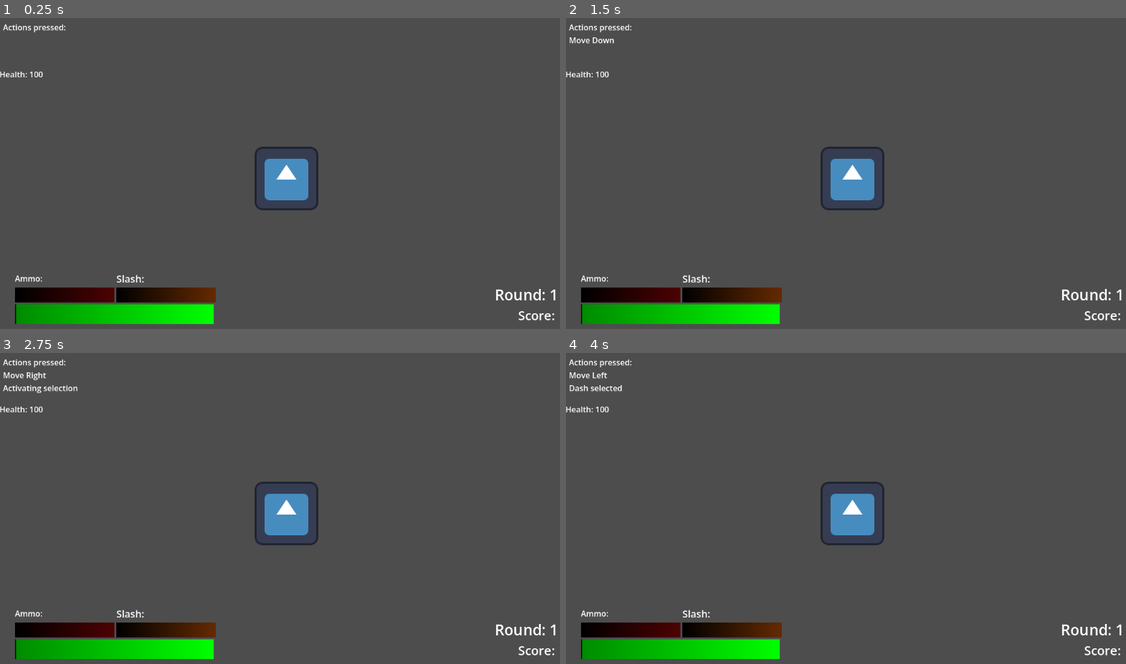
Above: before the commit, frames 1-4 (two rows, left to right).
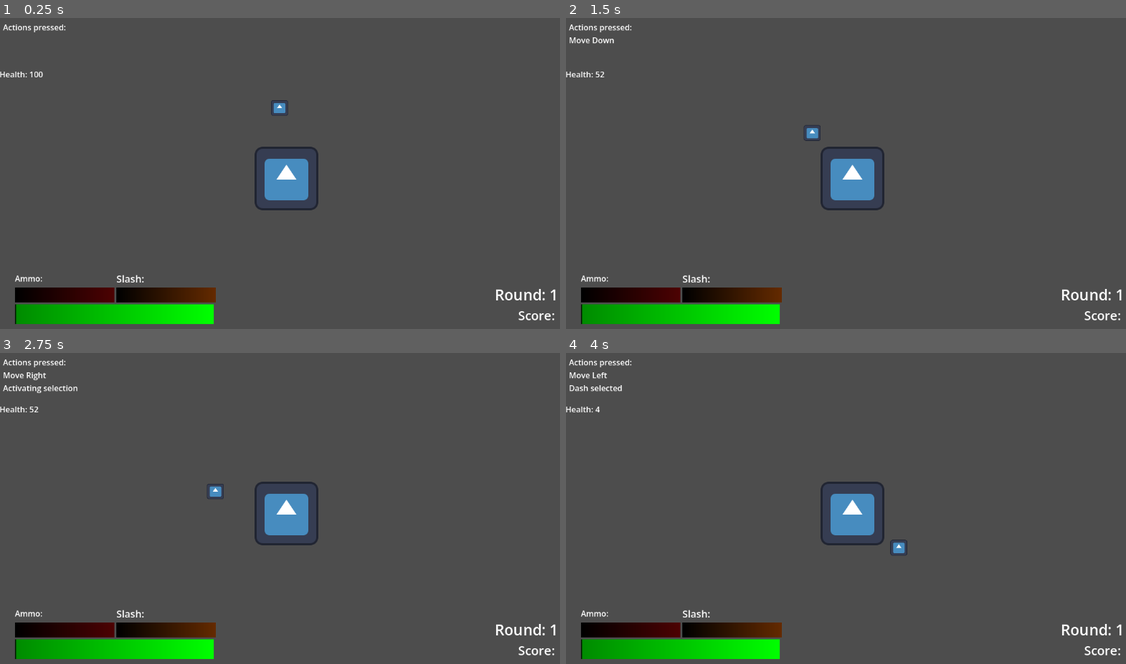
Above: after the commit, the same moments.

Repository: Rhyslan/GuitarBoard_Game
Game: Godot game, scene res://scenes/test/test.tscn
Same seed, same stepped clock (60 frames per second), same inputs: the game is played once before the commit and once after it. The engine's default icon, where the game draws it, is replaced by a stand-in: a white triangle on a blue panel in a dark square.
Inputs:
- Up to frame 1 (0.25 s): no input
- Up to frame 2 (1.5 s): hold D (Right) 0.53-1.28 s; hold Left (Attack) 0.53-1.28 s; tap Space (Jump) at 0.77 s; tap 2 (Beam) at 0.8, 1.35 s; hold S (Down) from 1.28 s (still down)
- Up to frame 3 (2.75 s): tap Space (Jump) at 1.52 s; tap Left (Attack) at 1.55 s; release S (Down) at 2.03 s; hold D (Right) from 2.03 s (still down); hold Left (Attack) from 2.03 s (still down); tap 2 (Beam) at 2.3 s
- Up to frame 4 (4 s): release D (Right) at 2.78 s; release Left (Attack) at 2.78 s; hold W (Up) 2.78-3.53 s; tap 2 (Beam) at 2.85, 3.8 s; tap Space (Jump) at 3.02, 3.77 s; tap Left (Attack) at 3.05 s; hold A (Left) from 3.53 s (still down); hold 4 (Dash) from 3.53 s (still down)

The runs differ from the first frame. In frame 1, less than 0.1% of the frame differs, in the area x 48-52%, y 26-32%; in frame 2, 0.1%; in frame 3, 0.1%; in frame 4, 0.1%, in the area x 5-61%, y 17-66%.

Commit message:
Fix beam attack

Diff:
--- a/guitar-board/entities/enemies/enemies.gd
+++ b/guitar-board/entities/enemies/enemies.gd
@@ -3,7 +3,7 @@
 # Change variables (hp, etc) for individual enemies
 
 # health = hits to die
-var health = 2
+var health := 2.0
 
 @onready var player = get_node("/root/Test/Player")
 #follows player position
@@ -21,10 +21,10 @@
 
 
 # Deletes mob when hp = 0
-func take_damage(damage_taken):
+func take_damage(damage_taken: float):
 	health -= damage_taken
 	# sub in hurt animation here
 
-	if health <= 0:
+	if health <= 0.0:
 		queue_free()
 	# death animation down here (add as child) and play on global pos
--- a/guitar-board/entities/player/beam.gd
+++ b/guitar-board/entities/player/beam.gd
@@ -1,4 +1,6 @@
-extends RayCast2D
+extends ShapeCast2D
+
+@export var dmg_per_sec := 1.0
 
 @export var cast_speed := 7000.0
 @export var max_length := 1400.0
@@ -24,10 +26,15 @@
 	target_position = target_position.move_toward(Vector2.UP * max_length, cast_speed * delta)
 
 	var end_pos := target_position
-	force_raycast_update()
+	force_shapecast_update()
 
 	if is_colliding():
-		end_pos = to_local(get_collision_point())
+		end_pos = to_local(get_collision_point(0))
+		for collision in range(get_collision_count()):
+			var body = get_collider(collision)
+			if body.get_class() == "CharacterBody2D":
+				if (body as CharacterBody2D).is_in_group("mobs"):
+					body.take_damage(dmg_per_sec * delta)
 
 	line.points[1] = end_pos
 
@@ -35,8 +42,6 @@
 	if is_casting == new_val:
 		return
 
-	if new_val == false:
-		print("not")
 	is_casting = new_val
 
 	set_physics_process(is_casting)
@@ -60,12 +65,12 @@
 	if tween and tween.is_running():
 		tween.kill()
 	tween = create_tween()
-	tween.tween_property(line, "width", line_width, growth_time * 2).from(0.0)
+	tween.tween_property(line, "width", line_width, growth_time).from(0.0)
 
 
 func disappear() -> void:
 	if tween and tween.is_running():
 		tween.kill()
 	tween = create_tween()
-	tween.tween_property(line, "width", 0.0, growth_time * 2).from_current()
+	tween.tween_property(line, "width", 0.0, growth_time).from_current()
 	tween.tween_callback(line.hide)
--- a/guitar-board/entities/player/beam.tscn
+++ b/guitar-board/entities/player/beam.tscn
@@ -3,13 +3,17 @@
 [ext_resource type="Script" uid="uid://dy76fbmv72act" path="res://entities/player/beam.gd" id="1_7u0ro"]
 [ext_resource type="Texture2D" uid="uid://b3gnxabljblmq" path="res://assets/beam.png" id="2_idiqm"]
 
-[node name="Beam" type="RayCast2D" unique_id=942872429]
-target_position = Vector2(0, -50)
+[sub_resource type="RectangleShape2D" id="RectangleShape2D_idiqm"]
+size = Vector2(80, 80)
+
+[node name="Beam" type="ShapeCast2D" unique_id=322907689]
+shape = SubResource("RectangleShape2D_idiqm")
+target_position = Vector2(0, 0)
 script = ExtResource("1_7u0ro")
 
 [node name="Line2D" type="Line2D" parent="." unique_id=730368625]
 points = PackedVector2Array(0, 0, 0, -50)
-width = 20.0
+width = 80.0
 texture = ExtResource("2_idiqm")
 texture_mode = 2
 end_cap_mode = 2
--- a/guitar-board/entities/player/bullet.gd
+++ b/guitar-board/entities/player/bullet.gd
@@ -8,5 +8,5 @@
 
 func _on_body_entered(body: Node2D) -> void:
 	if body.is_in_group("mobs"):
-		body.queue_free()
-	#queue_free()
+		body.take_damage(1)
+	queue_free()
--- a/guitar-board/entities/player/player.gd
+++ b/guitar-board/entities/player/player.gd
@@ -81,7 +81,6 @@
 	get_tree().create_timer(0.1).timeout.connect(func(): slash_area.visible = false)
 
 
-
 func dash():
 	print("dashed")
 
--- a/guitar-board/entities/player/player.tscn
+++ b/guitar-board/entities/player/player.tscn
@@ -27,3 +27,4 @@
 [node name="Slash" parent="." unique_id=822047906 instance=ExtResource("4_fkugw")]
 
 [node name="Beam" parent="." unique_id=942872429 instance=ExtResource("5_8fjmc")]
+dmg_per_sec = 10.0
--- a/guitar-board/entities/player/slash.gd
+++ b/guitar-board/entities/player/slash.gd
@@ -11,7 +11,7 @@
 func _physics_process(delta: float) -> void:
 	if visible and len(mobs) > 0:
 		for mob in mobs:
-			mob.queue_free()
+			mob.take_damage(3)
 
 
 func _on_body_exited(body: Node2D) -> void:
--- a/guitar-board/scenes/test/test.tscn
+++ b/guitar-board/scenes/test/test.tscn
@@ -2,8 +2,9 @@
 
 [ext_resource type="Script" uid="uid://ch6mhsl4nbe4e" path="res://scenes/test/test.gd" id="1_da6vm"]
 [ext_resource type="PackedScene" uid="uid://bg6bi64miavng" path="res://entities/player/player.tscn" id="2_st4qh"]
-[ext_resource type="Script" uid="uid://bhyhscjyq2jpa" path="res://scenes/test/ui.gd" id="3_st4qh"]
-[ext_resource type="Script" uid="uid://cmh6c1tpt43tt" path="res://scenes/test/spawn_timer.gd" id="4_51e2l"]
+[ext_resource type="Script" path="res://scenes/test/ui.gd" id="3_st4qh"]
+[ext_resource type="Script" path="res://scenes/test/spawn_timer.gd" id="4_51e2l"]
+[ext_resource type="PackedScene" uid="uid://b0j21hee1km24" path="res://entities/enemies/mob.tscn" id="5_oj4i3"]
 
 [sub_resource type="Curve2D" id="Curve2D_st4qh"]
 _data = {
@@ -117,9 +118,6 @@
 offset_bottom = 125.0
 text = "Health"
 
-[node name="Timer" type="Timer" parent="." unique_id=1950464140]
-wait_time = 2.0
-autostart = true
 [node name="Resources" type="MarginContainer" parent="CanvasLayer/UI" unique_id=591660455]
 layout_mode = 1
 anchors_preset = 2
@@ -204,9 +202,16 @@
 theme_override_font_sizes/font_size = 25
 text = "Score: "
 
-[node name="SpawnTimer" type="Timer" parent="." unique_id=1950464140]
+[node name="Timer" type="Timer" parent="." unique_id=1950464140]
+wait_time = 2.0
+autostart = true
+
+[node name="SpawnTimer" type="Timer" parent="." unique_id=1013203427]
 autostart = true
 script = ExtResource("4_51e2l")
+
+[node name="Mob" parent="." unique_id=409378065 instance=ExtResource("5_oj4i3")]
+position = Vector2(1460, 700)
 
 [connection signal="round_change" from="." to="CanvasLayer/UI" method="_on_test_round_change"]
 [connection signal="round_change" from="." to="SpawnTimer" method="_on_round_change"]
